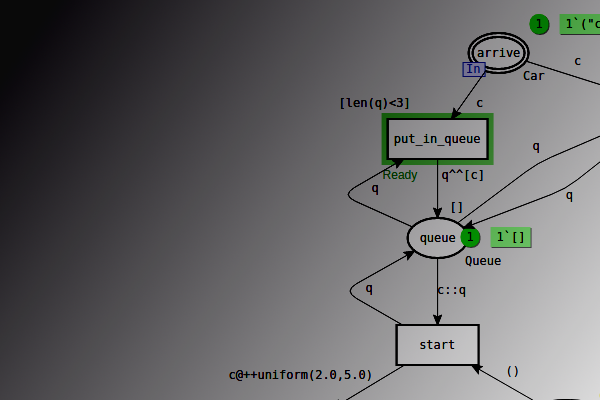
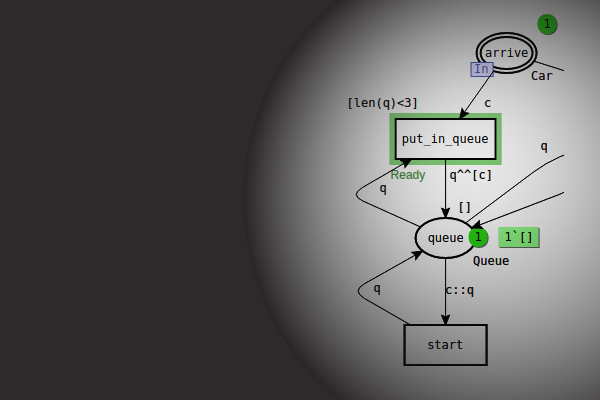
Before/after of a 600 x 400 layered artwork. What changed in the layer stack:
showed "Pasted Layer copy", opacity 100% → 94%, moved it above "Layer", painted on it, masked it over [0, 0, 600, 400]
"Layer": opacity 96% → 60%, painted on it over [0, 0, 600, 400]
"Layer #3": blend merge → normal, painted on it over [0, 0, 600, 400]
removed layer "Layer #1" (was merge) over [0, 0, 600, 400]
